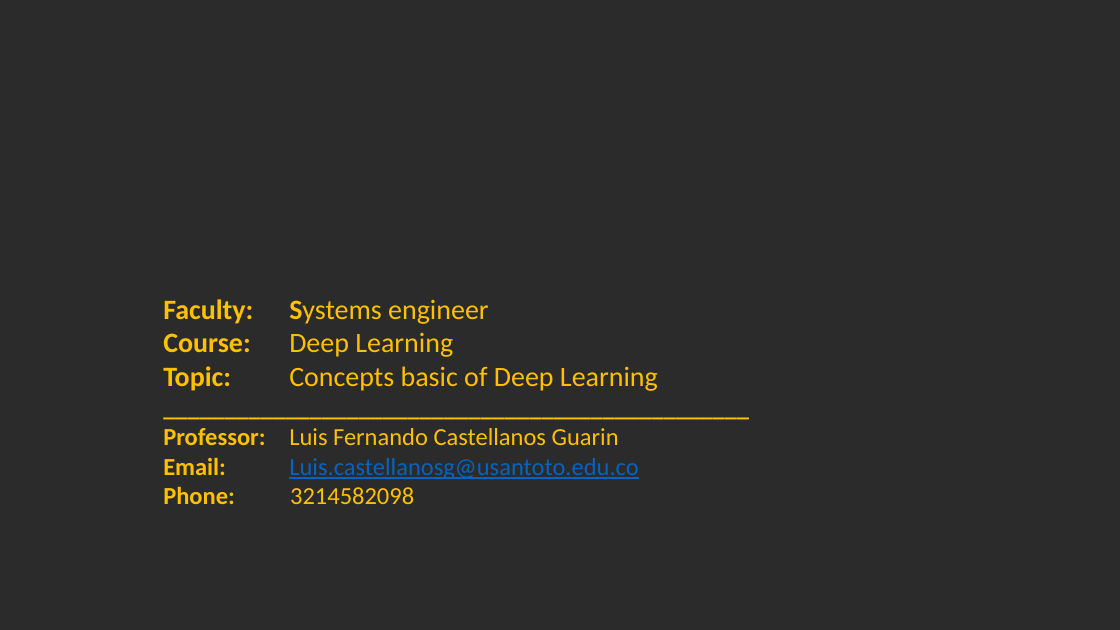
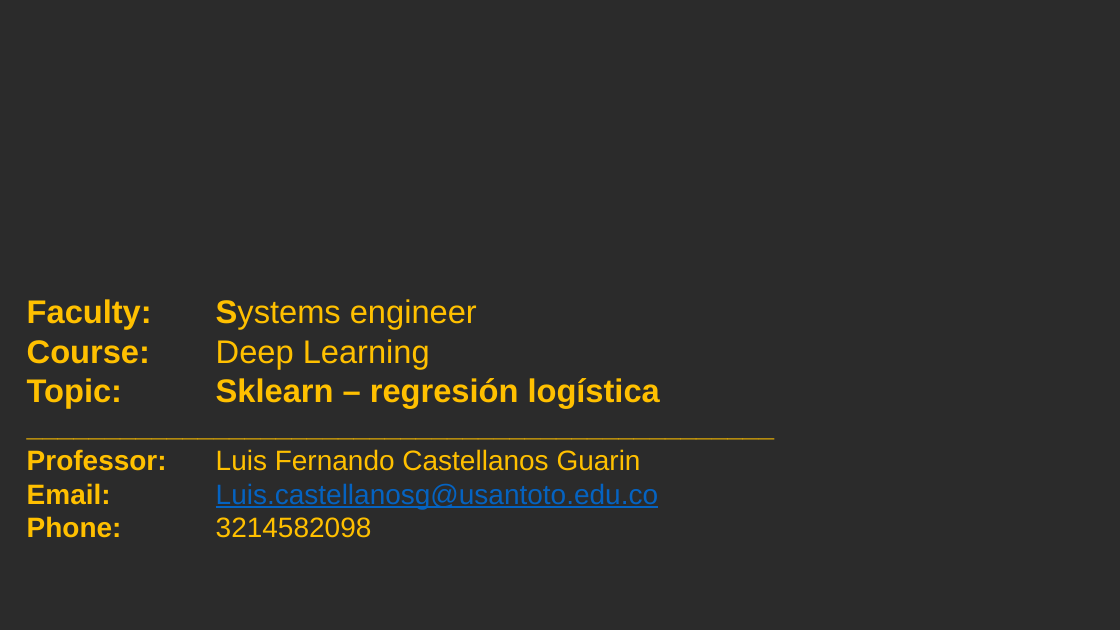
Before and after one commit to luisFernandoCastellanosG/Machine_learning, a slide deck: slide 2 of Presentaciones/P3_MACHINE_LEARNING-sklearn-regresion_logistica.pptx. Drawn at 1120x630 pixels with LibreOffice and Linux fonts; fonts in the diff are those of the drawing; background and template pictures are left out; a plain dark background stands for a picture behind light text. Boxes give left, top, right and bottom in pixels: in the first picture for what was removed or moved away, otherwise in the second. Text is boxed around its words. In the diff, an @@ line names an element or a change of style, - is before the commit and + after.

```diff
--- a/Presentaciones/P3_MACHINE_LEARNING-sklearn-regresion_logistica.pptx
+++ b/Presentaciones/P3_MACHINE_LEARNING-sklearn-regresion_logistica.pptx
@@ text "Faculty: Systems engineer": place and size @@
-text "Faculty: Systems engineer" at (163, 299, 658, 504)
+text "Faculty: Systems engineer" at (27, 299, 660, 538)
@@ text at (27, 299, 658, 538): size 24 to 28 pt in "Faculty: Systems engineer", "Course: Deep Learning"; font Calibri to Arial in "Faculty: Systems engineer", "Course: Deep Learning", "________________________________________________", "Professor: Luis Fernando Castellanos Guarin" and 2 more places; size 21 to 24 pt in "________________________________________________", "Professor: Luis Fernando Castellanos Guarin", "Email: Luis.castellanosg@usantoto.edu.co", "Phone: 3214582098" @@
@@ text at (216, 378, 660, 408): text changed; size 24 to 28 pt; font Calibri to Arial; bold on @@
-Topic: Concepts basic of Deep Learning
+Topic: Sklearn – regresión logística
```
Also in this commit, not shown: 3 other slides changed, 13 other files.
